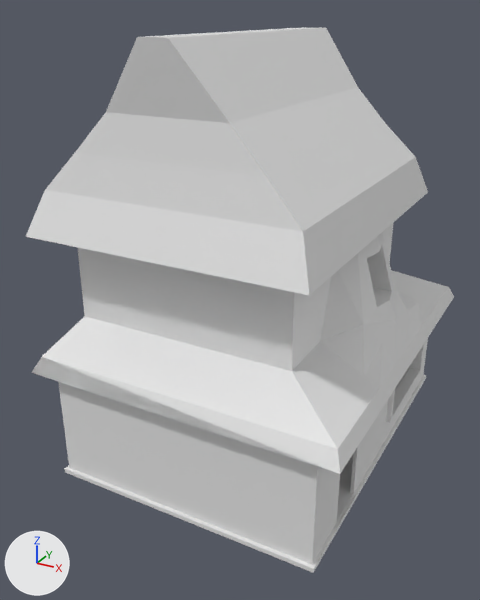
A saved change to the Blender file Modèles 3D/Map/Constructions/Maisons/Stimissy/Maison de Qnyl et Katelo/Batiment/Maison Qnyl et Katelo new.blend.
The view is the same before and after, from a 50 mm lens placed at (17.8, -34.4, 25.6), pointed at (-0.1, -2.0, 9.4). Lighting does not change. The marker at lower left points along +X, +Y and +Z.

The first picture shows 'Batiment.001'.
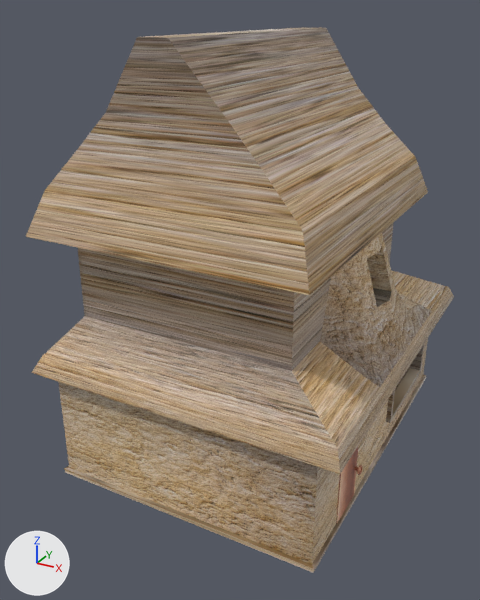
What the commit changed:
Picture 'Murs.jpg' (img_murs_jpg) is new.
Picture 'Cuivre.jpg' (img_cuivre_jpg) is new.
Material 'Murs.jpg' (mat_murs_jpg) is new.
Its texture is img_murs_jpg.
Material 'Cuivre.jpg' (mat_cuivre_jpg) is new.
Its texture is img_cuivre_jpg.
me_cube_006 has 709 vertices, 447 faces, 42 loose edges and spans x -1.0..2.0, y -1.0..1.0, z 0.0..244.0.
me_cube_006 is used by ob_batiment_001; location (0.0, 0.0, 0.0); scale (6.0, 8.0, 0.1).
Part 1, on me_cube_006:
4 faces are deleted.
4 new faces join them.
me_cube_006 part 2: 443 faces spanning x -1.0..2.0, y -1.0..1.0, z 0.0..244.0 switch from no material to mat_murs_jpg (picture img_murs_jpg).
Mesh me_cube is new.
It has 594 vertices, 588 faces, 4 loose edges and spans x -0.5..0.5, y -1.35..1.35, z -2.08..2.08.
It uses material mat_cuivre_jpg (picture img_cuivre_jpg).
Object 'Cube' (ob_cube) is new; it shows me_cube.
Its location is (8.71, -6.06, 2.27).

Pixel boxes (x1, y1, x2, y2) of what changed, in the pictures (480 x 600 px; the box of a moved part takes in the faces that stretch with it):
'Cube', added (brown)
    after: (336, 447, 363, 524)
part 1 of me_cube_006, moved or reshaped
    both: (77, 247, 294, 371)
part 2 of me_cube_006, recoloured (grey to beige)
    both: (26, 27, 454, 573)
